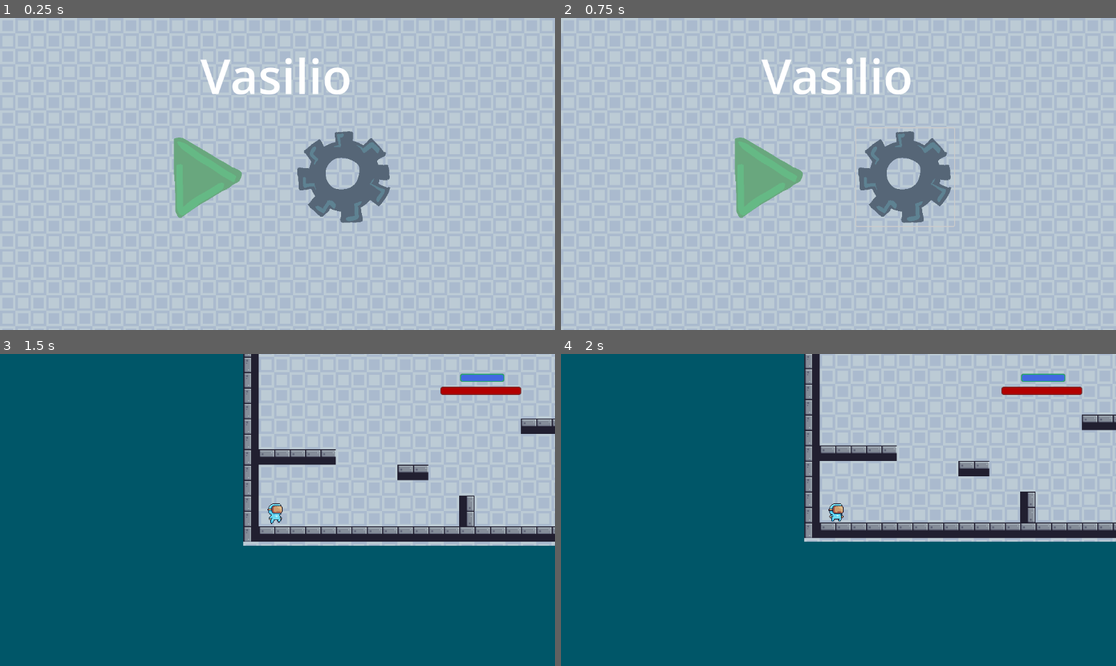
Above: before the commit, frames 1-4 (two rows, left to right).
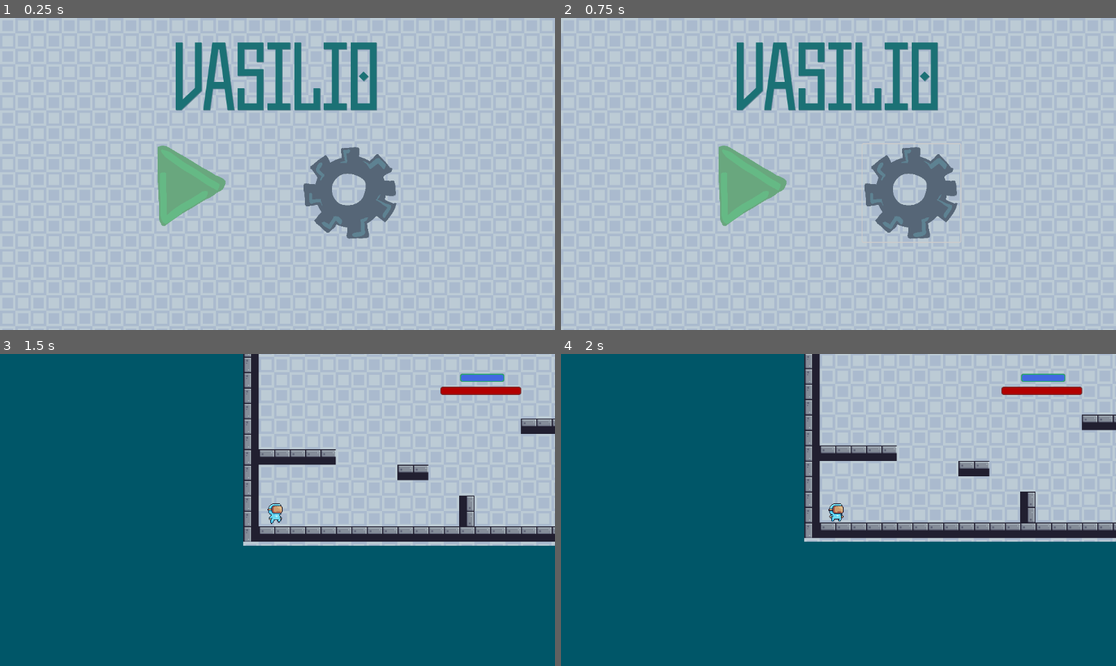
Above: after the commit, the same moments.

Repository: junaid-mahmood/Vasilio2D
Game: Godot game, scene res://title.tscn
Two runs of this game, one before a commit and one after it. Both use one fixed random seed, a clock stepped at 60 frames per second and the inputs below. This scene is started directly instead of the project's main scene.
Inputs (mouse positions are in pixels of both pictures, inside the frame that each line leads up to; where the layout moved, square brackets give the same spot in the first picture):
- Up to frame 1 (0.25 s): no input
- Up to frame 2 (0.75 s): click (910, 192) [905, 177] at 0.5 s
- Up to frame 3 (1.5 s): click (194, 522) [205, 513] at 1.25 s
- Up to frame 4 (2 s): no input

The runs differ from the first frame. In frame 1, 9.0% of the frame differs, in the area x 28-72%, y 7-71%; in frame 2, 9.2%, in the area x 28-73%, y 7-72%; in frame 3, nothing differs; in frame 4, nothing differs.

Commit message:
title screen

Diff:
--- a/game/title.tscn
+++ b/game/title.tscn
@@ -1,8 +1,9 @@
-[gd_scene load_steps=5 format=3 uid="uid://dqxr4u6lnngq5"]
+[gd_scene load_steps=6 format=3 uid="uid://dqxr4u6lnngq5"]
 
 [ext_resource type="Texture2D" uid="uid://c5s2hrlt2ccgm" path="res://Blue.png" id="1_80kio"]
 [ext_resource type="Script" path="res://title.gd" id="1_virn3"]
 [ext_resource type="Texture2D" uid="uid://d1ueuvhne7ip0" path="res://playButton.png" id="2_i3cmf"]
+[ext_resource type="FontFile" uid="uid://bhcliwxojkjp4" path="res://RedBlockDemo-DOeY9.ttf" id="3_h6hui"]
 [ext_resource type="Texture2D" uid="uid://bqocr8w08rxqi" path="res://settingsButton.png" id="3_j7sif"]
 
 [node name="title" type="Control"]
@@ -27,38 +28,41 @@
 
 [node name="Label" type="Label" parent="."]
 layout_mode = 0
-offset_left = 416.0
-offset_top = 51.0
-offset_right = 730.0
-offset_bottom = 188.0
-theme_override_font_sizes/font_size = 100
+offset_left = 359.0
+offset_top = 4.0
+offset_right = 788.0
+offset_bottom = 232.0
+theme_override_colors/font_color = Color(0.10514, 0.441705, 0.457495, 1)
+theme_override_colors/font_shadow_color = Color(0.372549, 0.509804, 0.572549, 1)
+theme_override_fonts/font = ExtResource("3_h6hui")
+theme_override_font_sizes/font_size = 200
 text = "Vasilio"
 
-[node name="settingsButton" type="Button" parent="Label"]
+[node name="settingsButton" type="Button" parent="."]
 layout_mode = 0
-offset_left = 197.0
-offset_top = 178.0
-offset_right = 400.0
-offset_bottom = 381.0
+offset_left = 626.0
+offset_top = 262.0
+offset_right = 829.0
+offset_bottom = 465.0
 icon = ExtResource("3_j7sif")
 flat = true
 expand_icon = true
 
-[node name="playButton" type="Button" parent="Label"]
+[node name="playButton" type="Button" parent="."]
 layout_mode = 1
 anchors_preset = 8
 anchor_left = 0.5
 anchor_top = 0.5
 anchor_right = 0.5
 anchor_bottom = 0.5
-offset_left = -252.0
-offset_top = 103.5
-offset_right = -31.0
-offset_bottom = 324.5
+offset_left = -289.0
+offset_top = -84.0
+offset_right = -68.0
+offset_bottom = 137.0
 grow_horizontal = 2
 grow_vertical = 2
 icon = ExtResource("2_i3cmf")
 flat = true
 expand_icon = true
 
-[connection signal="pressed" from="Label/playButton" to="." method="_on_play_button_pressed"]
+[connection signal="pressed" from="playButton" to="." method="_on_play_button_pressed"]
Binary file added: game/RedBlockDemo-DOeY9.ttf
Not shown, added: game/RedBlockDemo-DOeY9.ttf.import
Not shown, added: .DS_Store
Not shown, added: game/.DS_Store
